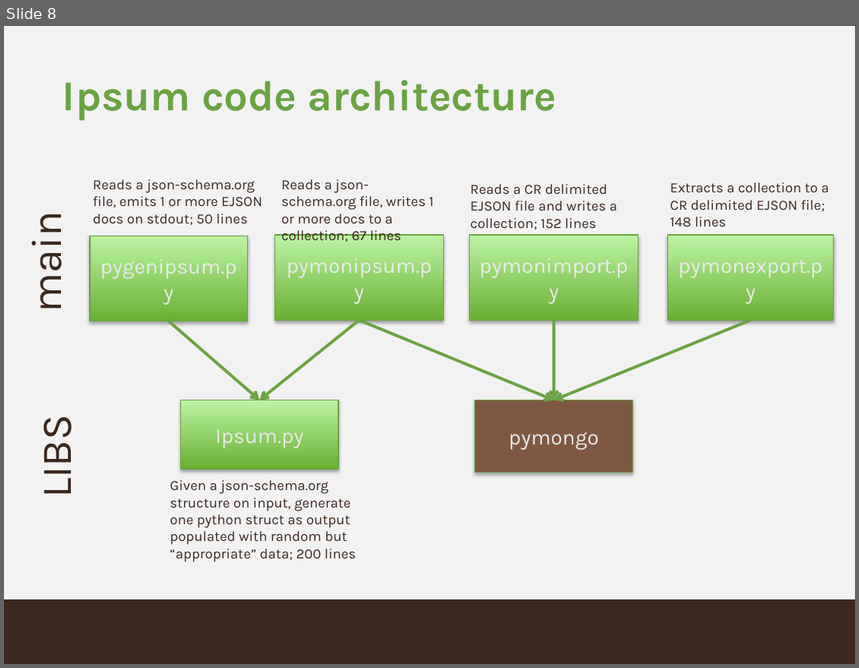
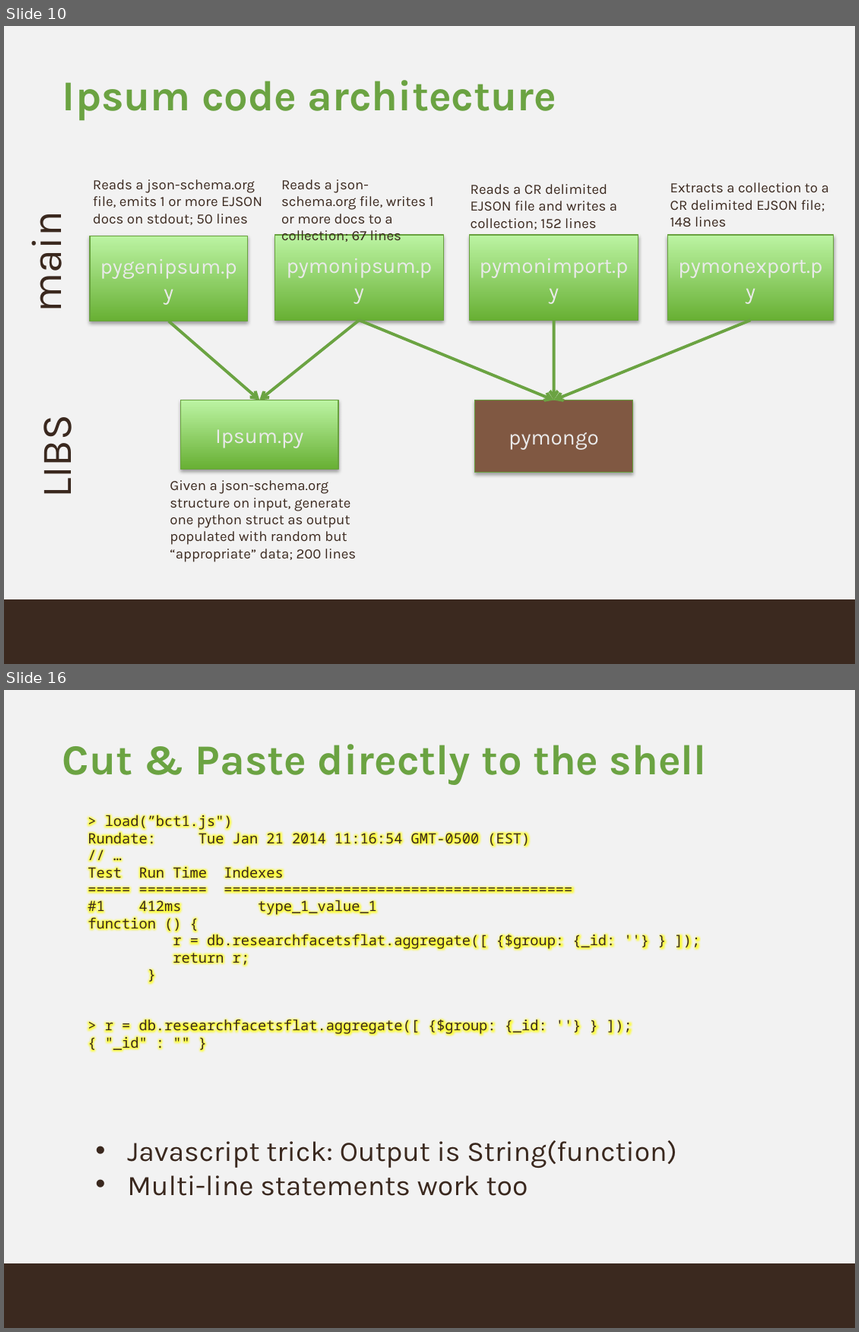
Before and after one commit to buzzm/ipsum, a slide deck: ipsum.pptx. Shown one above the other, each under a label of ours: slide 8 before the commit, slides 10 and 16 after it; the slides between them are not shown. The pictures are 859x668 and 859x1332 pixels, drawn with LibreOffice and Linux fonts; fonts in the diff are those of the drawing; background and template pictures are left out. Boxes give left, top, right and bottom in pixels: in the first picture for what was removed or moved away, otherwise in the second. Text is boxed around its words. In the diff, an @@ line names an element or a change of style, - is before the commit and + after.

```diff
--- a/ipsum.pptx
+++ b/ipsum.pptx
@@ slide 16 added at <box>4,690,855,1328</box>, background #F2F2F2; not listed: 1 template element that a slide beside it also shows @@
@@ title added at <box>63,744,707,785</box>, 36 pt, text #6BA342, bold @@
+Cut & Paste directly to the shell
@@ text added at <box>88,813,615,1052</box>, 12 pt, text #3A281E @@
+> load(”bct1.js")
+Rundate: Tue Jan 21 2014 11:16:54 GMT-0500 (EST)
+// …
+Test Run Time Indexes
+===== ======== =========================================
+#1 412ms type_1_value_1
+function () {
+r = db.researchfacetsflat.aggregate([ {$group: {_id: ''} } ]);
+return r;
+}
+> r = db.researchfacetsflat.aggregate([ {$group: {_id: ''} } ]);
+{ "_id" : "" }
@@ text added at <box>127,1141,677,1196</box>, 24 pt, text #3A281E @@
+• Javascript trick: Output is String(function)
+• Multi-line statements work too
@@ what was slide 8 is now slide 10 @@
```
Also in this commit, not shown: 2 slides changed, 8 other slides added, 1 other file.
